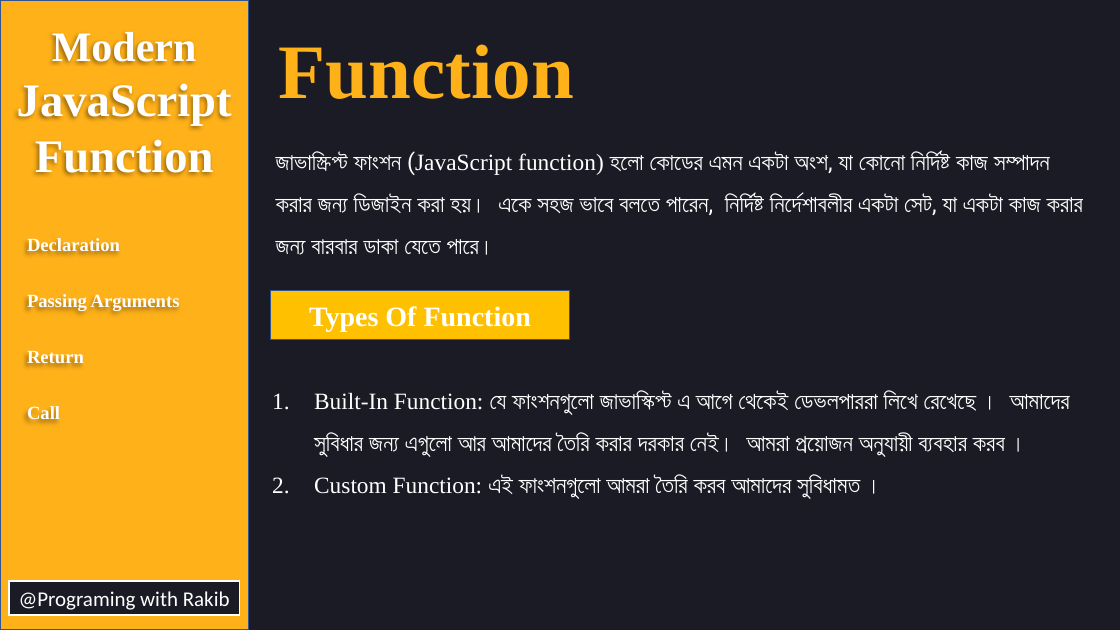
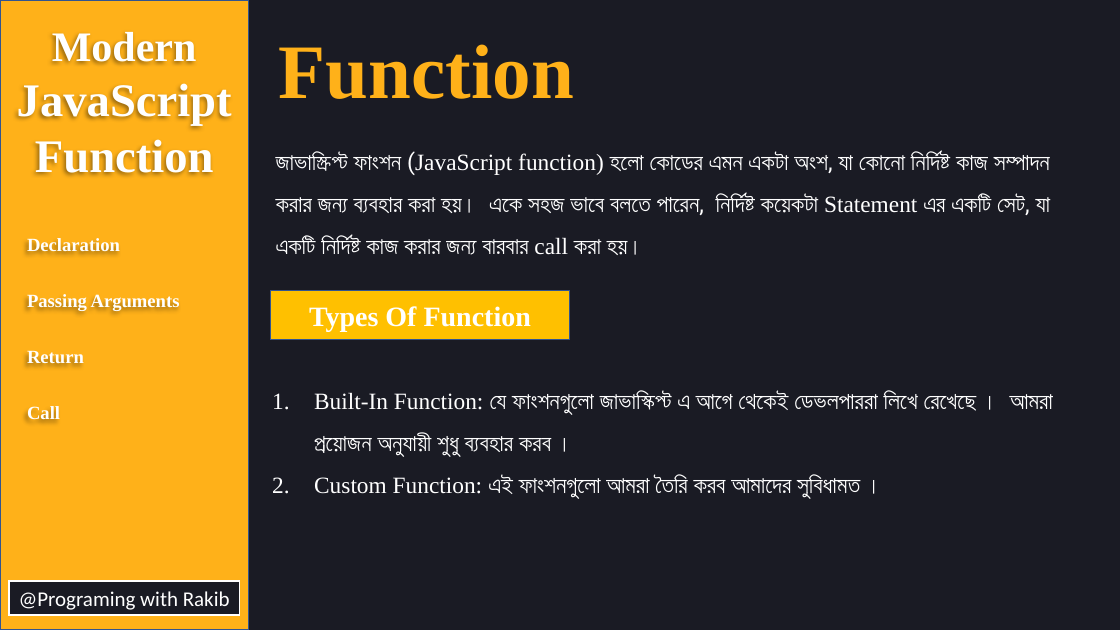
Before and after one commit to rakibmiah99/tutorial-resource, a slide deck: slide 2 of Javascript/functions.pptx (slide 1 before the commit). Drawn at 1120x630 pixels with LibreOffice and Linux fonts; fonts in the diff are those of the drawing. Boxes give left, top, right and bottom in pixels: in the first picture for what was removed or moved away, otherwise in the second. Text is boxed around its words. In the diff, an @@ line names an element or a change of style, - is before the commit and + after.

```diff
--- a/Javascript/functions.pptx
+++ b/Javascript/functions.pptx
@@ text at [276, 151, 1051, 255]: text changed @@
-জাভাস্ক্রিপ্ট ফাংশন (JavaScript function) হলো কোডের এমন একটা অংশ, যা কোনো নির্দিষ্ট কাজ সম্পাদন করার জন্য ডিজাইন করা হয়। একে সহজ ভাবে বলতে পারেন, নির্দিষ্ট নির্দেশাবলীর একটা সেট, যা একটা কাজ করার জন্য বারবার ডাকা যেতে পারে।
+জাভাস্ক্রিপ্ট ফাংশন (JavaScript function) হলো কোডের এমন একটা অংশ, যা কোনো নির্দিষ্ট কাজ সম্পাদন করার জন্য ব্যবহার করা হয়। একে সহজ ভাবে বলতে পারেন, নির্দিষ্ট কয়েকটা Statement এর একটি সেট, যা একটি নির্দিষ্ট কাজ করার জন্য বারবার call করা হয়।
@@ text at [314, 391, 1053, 457]: text changed @@
-1. Built-In Function: যে ফাংশনগুলো জাভাস্কিপ্ট এ আগে থেকেই ডেভলপাররা লিখে রেখেছে । আমাদের সুবিধার জন্য এগুলো আর আমাদের তৈরি করার দরকার নেই। আমরা প্রয়োজন অনুযায়ী ব্যবহার করব ।
+1. Built-In Function: যে ফাংশনগুলো জাভাস্কিপ্ট এ আগে থেকেই ডেভলপাররা লিখে রেখেছে । আমরা প্রয়োজন অনুযায়ী শুধু ব্যবহার করব ।
```
Also in this commit, not shown: 8 other slides changed, 1 slide added, 5 other files.
